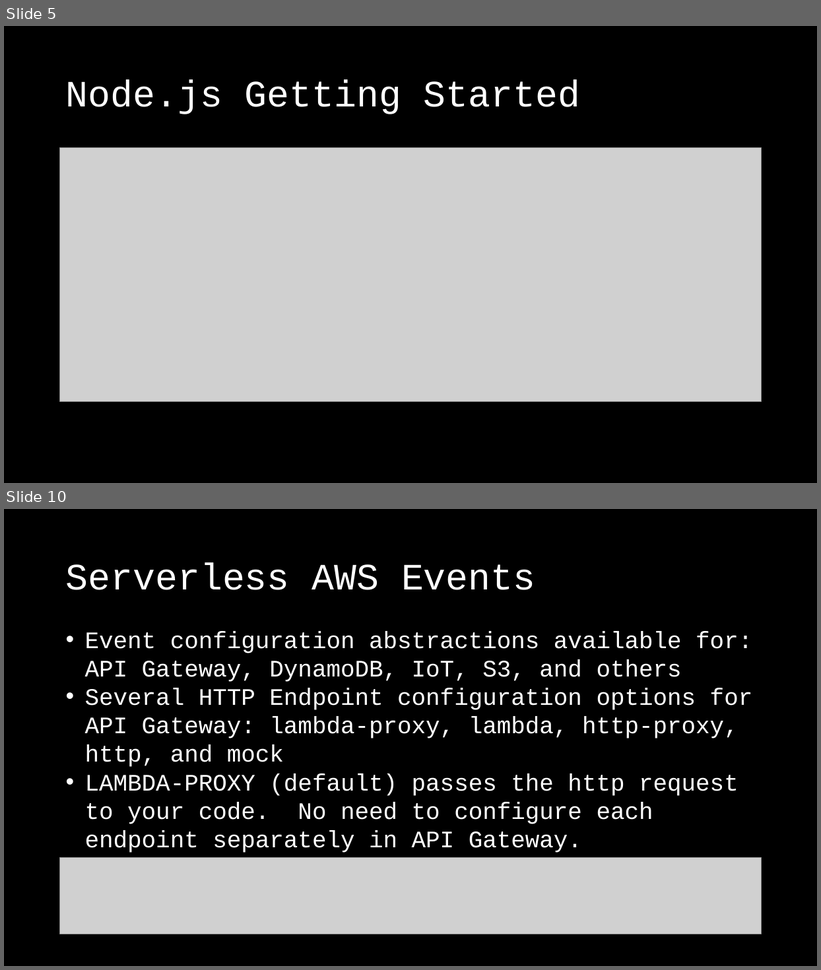
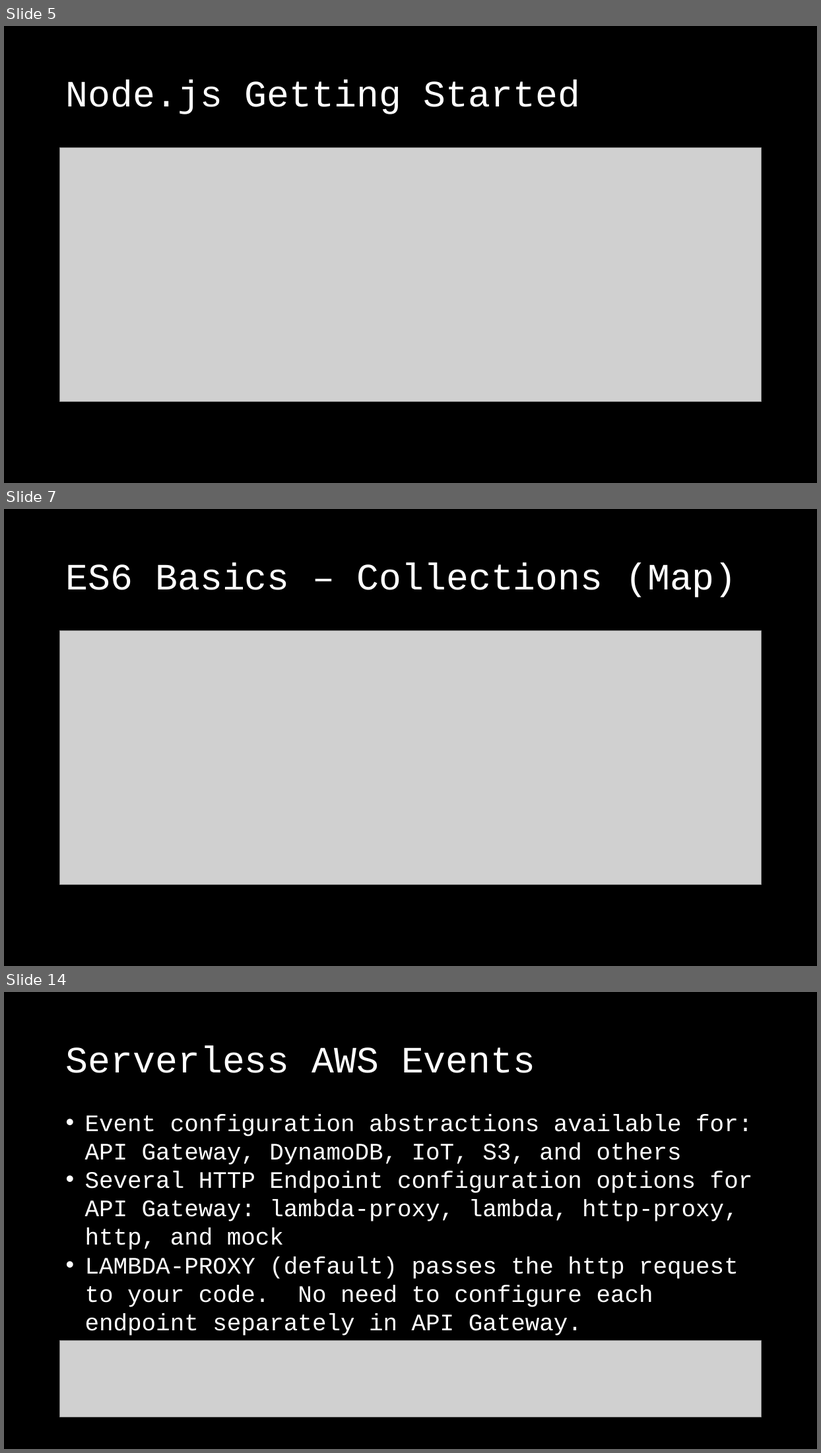
Before and after one commit to rsnestor/slac, a slide deck: doc/slac_slides.pptx. Shown one above the other, each under a label of ours: slides 5 and 10 before the commit, slides 5, 7 and 14 after it; the slides between them are not shown. The pictures are 821x970 and 821x1453 pixels, drawn with LibreOffice and Linux fonts; fonts in the diff are those of the drawing; grey boxes stand for pictures. Boxes give left, top, right and bottom in pixels: in the first picture for what was removed or moved away, otherwise in the second. Text is boxed around its words. In the diff, an @@ line names an element or a change of style, - is before the commit and + after.

```diff
--- a/doc/slac_slides.pptx
+++ b/doc/slac_slides.pptx
@@ slide 7 added at bbox=[4, 509, 817, 966], background #000000 @@
@@ title added at bbox=[66, 562, 737, 597], 44 pt, text #FFFFFF @@
+ES6 Basics – Collections (Map)
@@ picture added at bbox=[60, 631, 762, 885] @@
@@ what was slide 10 is now slide 14 @@
```
Also in this commit, not shown: 5 slides changed, 9 other slides added, 1 slide removed, 9 other files.
